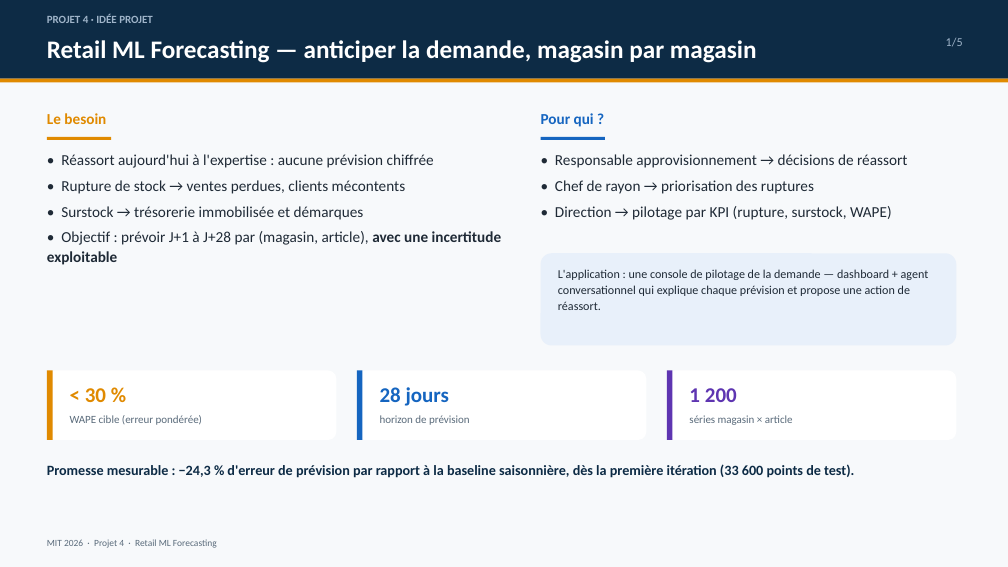
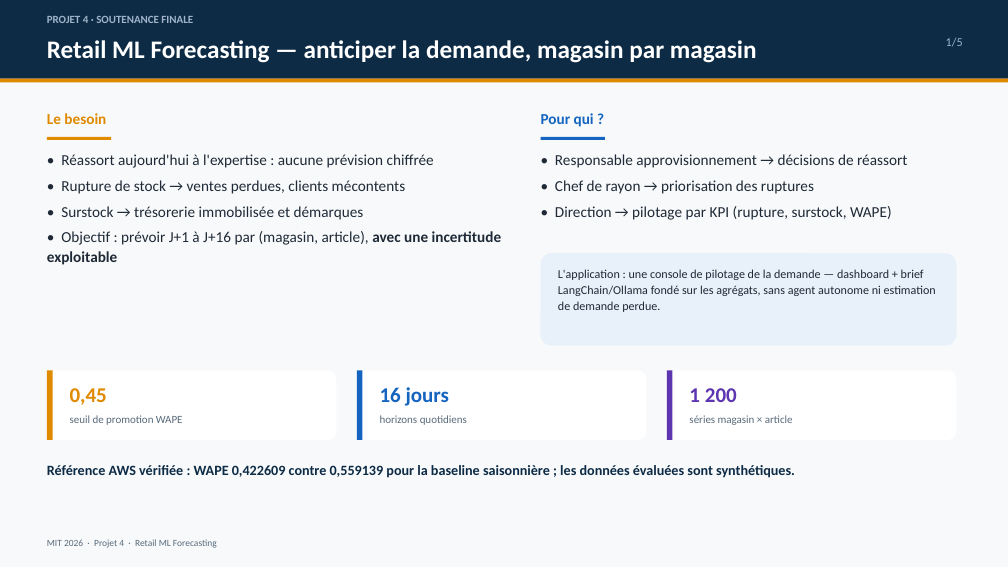
Before and after one commit to Aarf101/ForecastingML, a slide deck: slide 1 of Projet4-Retail-Forecasting/docs/slides.pptx. Drawn at 1008x567 pixels with LibreOffice and Linux fonts; fonts in the diff are those of the drawing. Boxes give left, top, right and bottom in pixels: in the first picture for what was removed or moved away, otherwise in the second. Text is boxed around its words. In the diff, an @@ line names an element or a change of style, - is before the commit and + after.

```diff
--- a/Projet4-Retail-Forecasting/docs/slides.pptx
+++ b/Projet4-Retail-Forecasting/docs/slides.pptx
@@ text at box(47, 16, 193, 23): text changed @@
-PROJET 4 · IDÉE PROJET
+PROJET 4 · SOUTENANCE FINALE
@@ text at box(47, 231, 502, 265): text changed @@
-• Objectif : prévoir J+1 à J+28 par (magasin, article), avec une incertitude exploitable
+• Objectif : prévoir J+1 à J+16 par (magasin, article), avec une incertitude exploitable
@@ text at box(558, 269, 936, 312): text changed @@
-L'application : une console de pilotage de la demande — dashboard + agent conversationnel qui explique chaque prévision et propose une action de réassort.
+L'application : une console de pilotage de la demande — dashboard + brief LangChain/Ollama fondé sur les agrégats, sans agent autonome ni estimation de demande perdue.
@@ text at box(70, 388, 107, 405): text changed @@
-< 30 %
+0,45
@@ text at box(380, 387, 450, 406): text changed @@
-28 jours
+16 jours
@@ text at box(70, 415, 183, 425): text changed @@
-WAPE cible (erreur pondérée)
+seuil de promotion WAPE
@@ text at box(380, 415, 467, 425): text changed @@
-horizon de prévision
+horizons quotidiens
@@ text at box(47, 465, 795, 478): text changed @@
-Promesse mesurable : −24,3 % d'erreur de prévision par rapport à la baseline saisonnière, dès la première itération (33 600 points de test).
+Référence AWS vérifiée : WAPE 0,422609 contre 0,559139 pour la baseline saisonnière ; les données évaluées sont synthétiques.
```
Also in this commit, not shown: 4 other slides changed, 55 other files.
